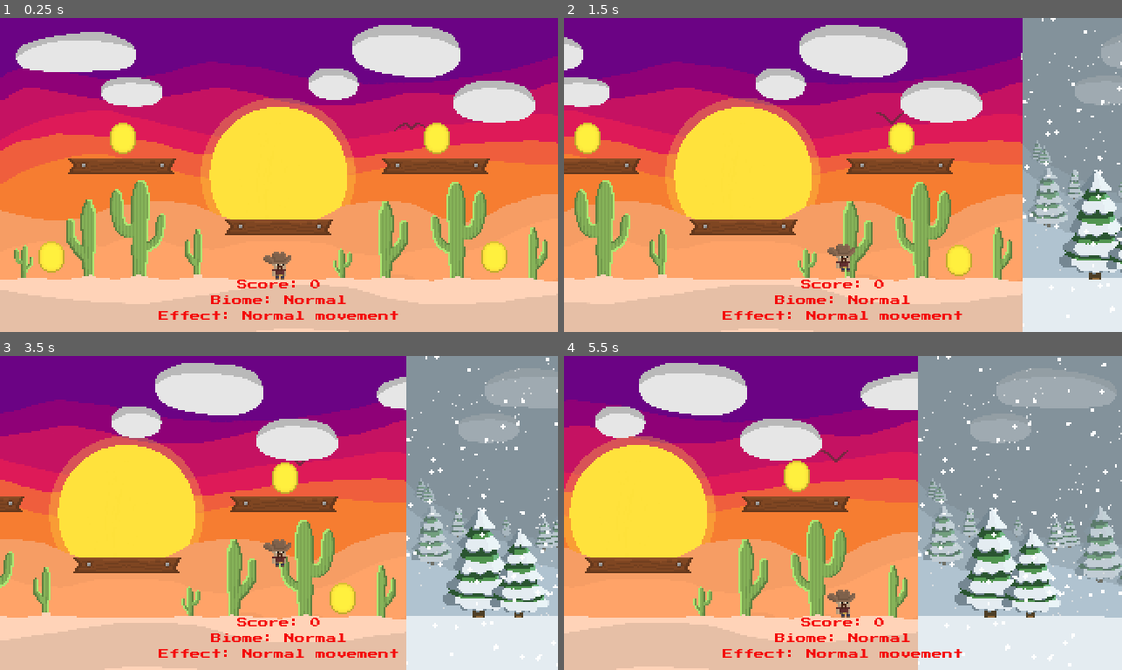
Above: before the commit, frames 1-4 (two rows, left to right).
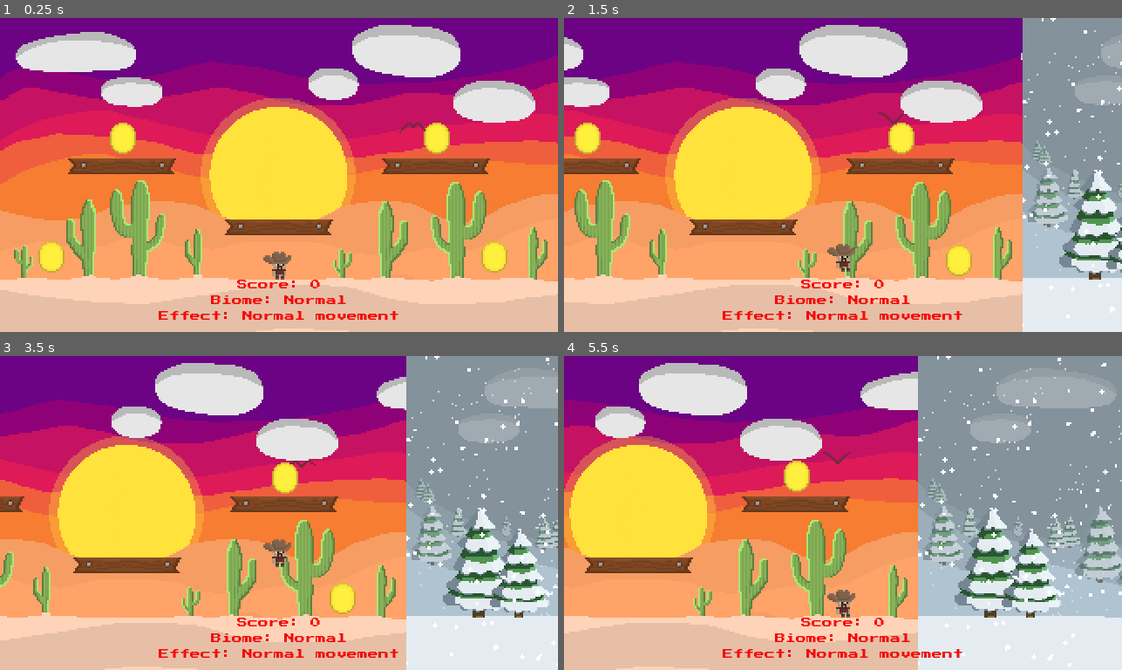
Above: after the commit, the same moments.

Repository: T-ayy-lor/Capstone
Game: Godot game, scene res://Main.tscn
Same seed, same stepped clock (60 frames per second), same inputs: the game is played once before the commit and once after it.
Inputs:
- Up to frame 1 (0.25 s): no input
- Up to frame 2 (1.5 s): hold D (move_right) from 0.53 s (still down); tap Space (jump) at 0.77 s
- Up to frame 3 (3.5 s): tap Space (jump) at 1.52, 3.02 s; release D (move_right) at 2.03 s; hold A (move_left) 2.03-2.78 s; hold D (move_right) from 2.78 s (still down)
- Up to frame 4 (5.5 s): tap Space (jump) at 3.77, 4.52 s; release D (move_right) at 4.28 s; hold A (move_left) 4.28-5.03 s; hold D (move_right) from 5.03 s (still down)

The runs differ from the first frame. In frame 1, less than 0.1% of the frame differs, in the area x 70-77%, y 33-37%; in frame 2, less than 0.1%; in frame 3, less than 0.1%; in frame 4, less than 0.1%.

Commit message:
Update Main.tscn

Diff:
--- a/Main.tscn
+++ b/Main.tscn
@@ -525,7 +525,7 @@
 position = Vector2( 0, -90 )
 z_index = -75
 frames = SubResource( 6 )
-frame = 239
+frame = 240
 playing = true
 
 [node name="SnowBiome" type="Area2D" parent="."]
